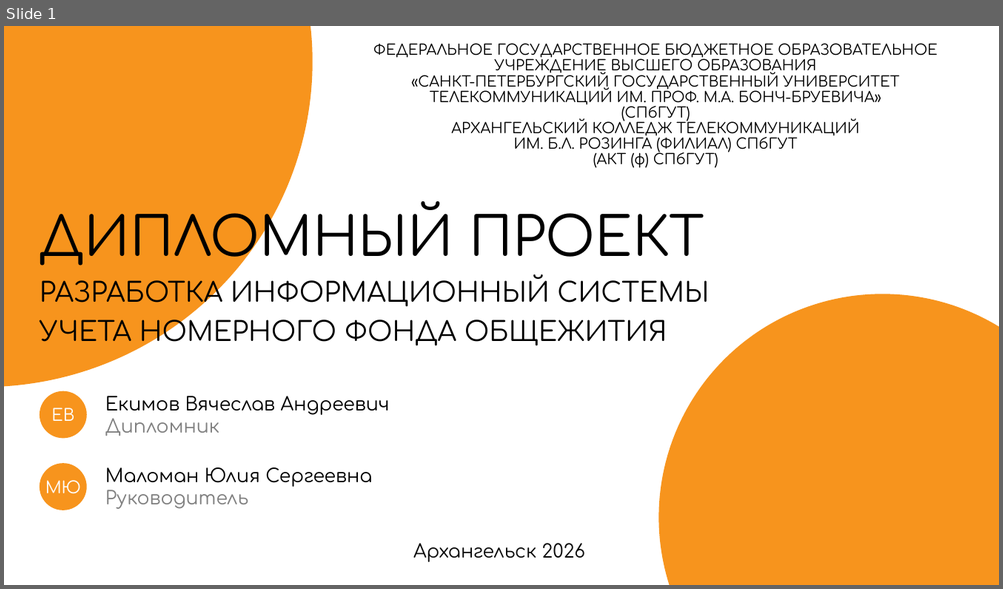
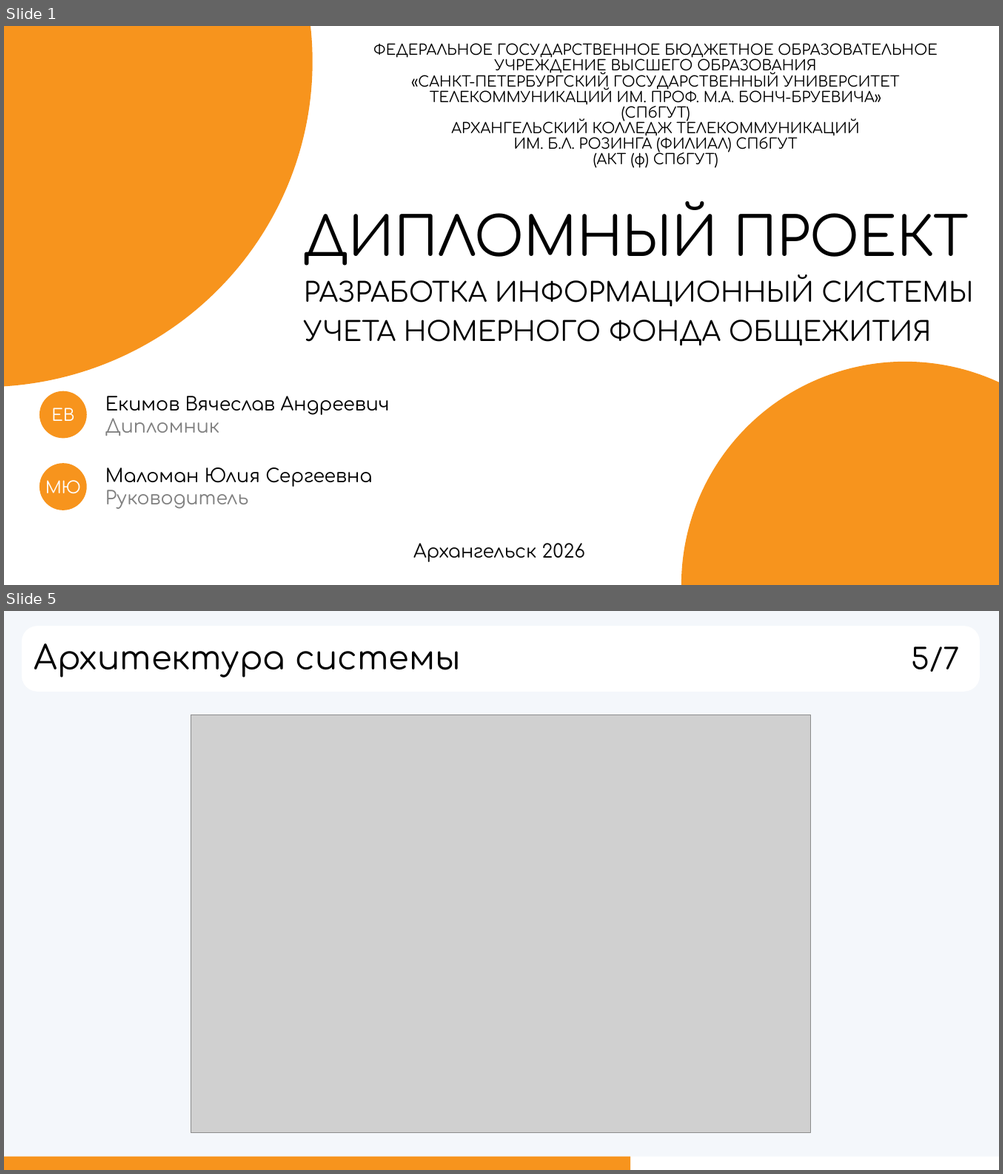
Before and after one commit to hhallva/cmdnt-website, a slide deck: ДП/Презентация/Презентация.pptx. Shown one above the other, each under a label of ours: slide 1 before the commit, slides 1 and 5 after it; the slides between them are not shown. The pictures are 1003x589 and 1003x1174 pixels, drawn with LibreOffice and Linux fonts; fonts in the diff are those of the drawing; grey boxes stand for pictures. Boxes give left, top, right and bottom in pixels: in the first picture for what was removed or moved away, otherwise in the second. Text is boxed around its words. In the diff, an @@ line names an element or a change of style, - is before the commit and + after.

```diff
--- a/ДП/Презентация/Презентация.pptx
+++ b/ДП/Презентация/Презентация.pptx
@@ slide 5 added at bbox=[4, 611, 999, 1170], background #F4F7FB @@
@@ rounded rectangle added at bbox=[22, 627, 979, 691], fill #FFFFFF, outline #FFFFFF 1.5 pt @@
@@ text added at bbox=[34, 644, 461, 678], 32 pt, text #000000 @@
+Архитектура системы
@@ text added at bbox=[911, 647, 959, 672], 28 pt, text #000000 @@
+5/7
@@ picture added at bbox=[190, 715, 811, 1133] @@
@@ rectangle added at bbox=[4, 1157, 999, 1170], fill #FFFFFF @@
@@ rectangle added at bbox=[4, 1157, 631, 1170], fill #F7941D @@
@@ slide 1 changed as well @@
@@ text "ДИПЛОМНЫЙ ПРОЕКТ" rewrapped from bbox=[40, 195, 708, 349] to bbox=[304, 201, 973, 346] @@
@@ ellipse: place and size @@
-ellipse at bbox=[658, 294, 999, 585]
+ellipse at bbox=[681, 362, 999, 585]
```
Also in this commit, not shown: 7 other slides changed, 4 other slides added, 1 slide removed, 23 other files.
